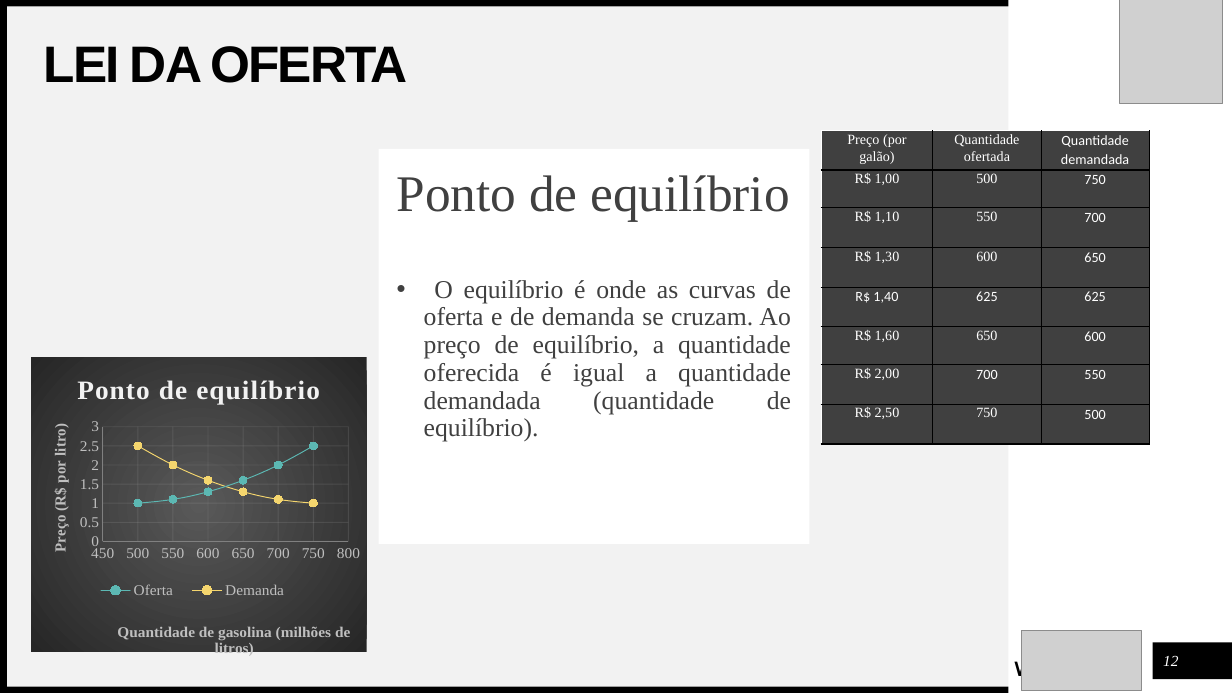
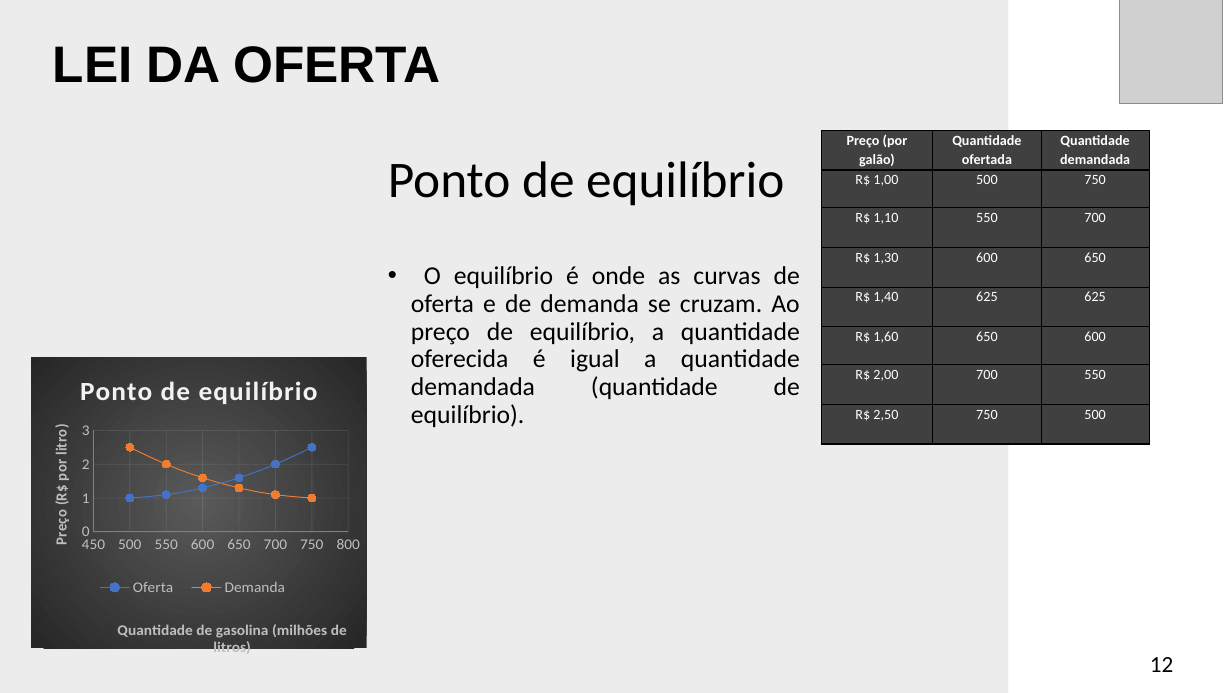
Before and after one commit to LuizMartendal/bcc-furb, a slide deck: slide 12 of 3° semestre/Fundamentos da Economia/Seminário/LEI DA OFERTA.pptx. Drawn at 1232x693 pixels with LibreOffice and Linux fonts; fonts in the diff are those of the drawing; grey boxes stand for pictures. Boxes give left, top, right and bottom in pixels: in the first picture for what was removed or moved away, otherwise in the second. Text is boxed around its words. In the diff, an @@ line names an element or a change of style, - is before the commit and + after.

```diff
--- a/3° semestre/Fundamentos da Economia/Seminário/LEI DA OFERTA.pptx
+++ b/3° semestre/Fundamentos da Economia/Seminário/LEI DA OFERTA.pptx
@@ rectangle removed at box(0, 0, 1008, 6) @@
@@ rectangle removed at box(0, 3, 8, 693) @@
@@ rectangle added at box(0, 0, 1008, 693), fill #ECECEC @@
@@ rectangle removed at box(7, 6, 1009, 687) @@
@@ title "LEI DA OFERTA" at box(53, 46, 440, 83): letter spacing -1.5 to 0 pt @@
@@ text "Ponto de equilíbrio": place and size @@
-text "Ponto de equilíbrio" at box(379, 149, 810, 544)
+text "Ponto de equilíbrio" at box(388, 161, 800, 427)
@@ text "Ponto de equilíbrio" at box(388, 161, 800, 427): font Times New Roman to Calibri, text colour #404040 to #000000; indent changed; fill #FFFFFF to none @@
@@ table at box(822, 131, 1150, 445) @@
@@ font Times New Roman to Calibri in "Preço (por galão)", "Quantidade ofertada", "R$ 1,00", "500" and 9 more places @@
@@ bold on in "Preço (por galão)", "Quantidade ofertada", "Quantidade demandada" @@
@@ borders changed @@
@@ scatter smooth chart at box(31, 358, 367, 661) @@
@@ colour of Oferta #5CB8B3 to #4472C4 @@
@@ colour of Demanda #F5D66E to #ED7D31 @@
@@ legend changed @@
@@ category axis changed @@
@@ value axis changed @@
@@ lettering changed @@
@@ text removed at box(1014, 641, 1143, 682) @@
-BANCO WOODGROVE
@@ picture removed at box(1021, 630, 1141, 690) @@
@@ page number: place and size @@
-page number at box(1163, 656, 1178, 666)
+page number at box(1150, 657, 1173, 672)
@@ page number at box(1150, 657, 1173, 672): size 12 to 18 pt, font Times New Roman to Calibri, text colour #FFFFFF to #000000, italic off; alignment centre to left; vertical alignment middle to top @@
@@ rectangle removed at box(1153, 642, 1232, 679) @@
@@ rectangle removed at box(0, 687, 1008, 693) @@
```
Also in this commit, not shown: 10 other slides changed, 1 slide added, 1 slide removed, 7 other files.
